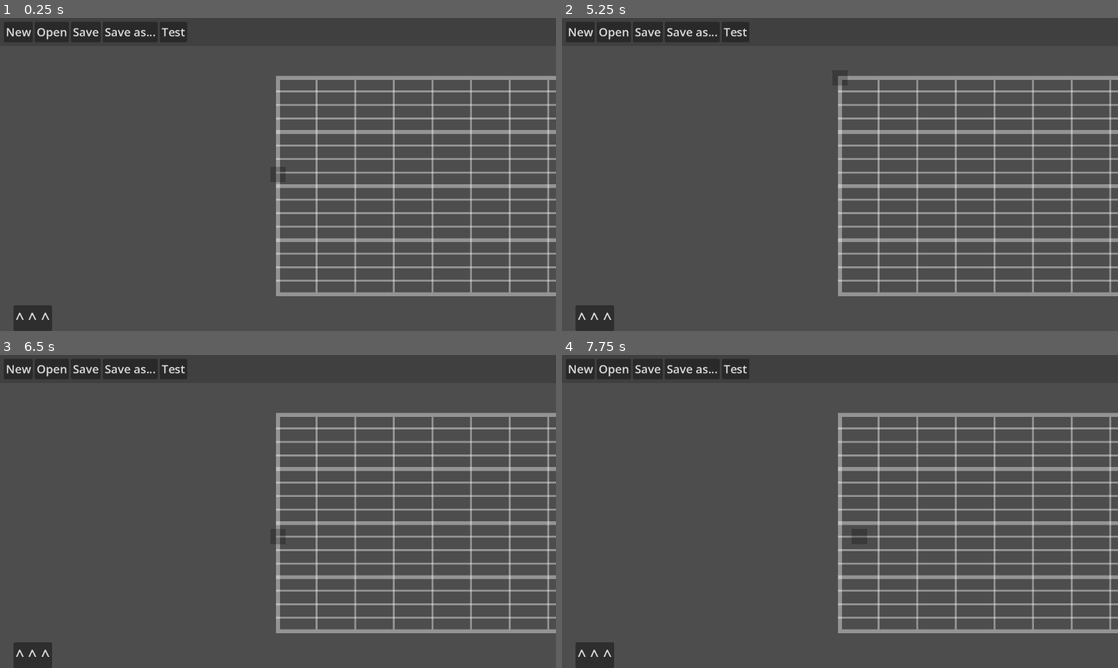
Above: before the commit, frames 1-4 (two rows, left to right).
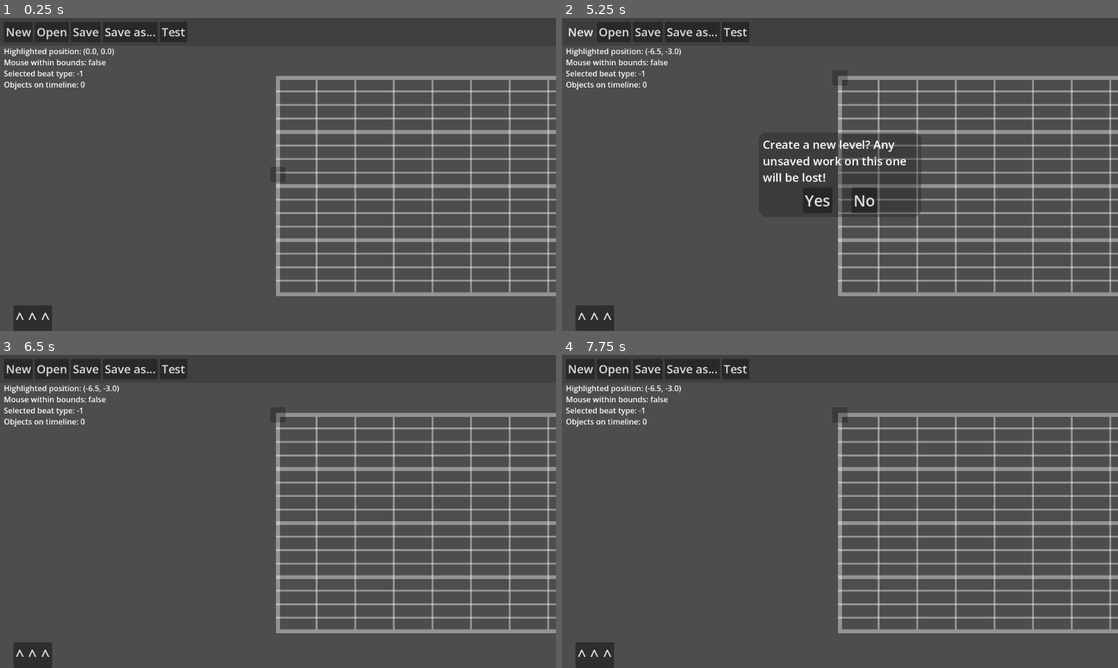
Above: after the commit, the same moments.

Repository: CE-Studio/TripMaker
Game: Godot game, scene res://scenes/editor_beat.tscn
Same seed, same stepped clock (60 frames per second), same inputs: the game is played once before the commit and once after it.
Inputs (mouse positions are in pixels of both pictures, inside the frame that each line leads up to):
- Up to frame 1 (0.25 s): no input
- Up to frame 2 (5.25 s): click "Open" at 0.5 s; click "Save" at 1.25 s; click "Save as..." at 2 s; click "Test" at 2.75 s; click "^ ^ ^" at 3.5 s; click "V V V" at 4.25 s; click "New" at 5 s
- Up to frame 3 (6.5 s): click (255, 536) at 5.75 s, where only the run after the commit has a clickable "Yes"
- Up to frame 4 (7.75 s): click "New" at 6.5 s; click (862, 536) at 7.25 s, where only the run after the commit has a clickable "No"

The runs differ from the first frame. In frame 1, 0.6% of the frame differs, in the area x 0-21%, y 9-23%; in frame 2, 3.0%, in the area x 0-65%, y 9-64%; in frame 3, 0.7%; in frame 4, 0.7%.

Commit message:
Beat placement/deletion; "New" button functions

Diff:
--- a/project.godot
+++ b/project.godot
@@ -10,7 +10,8 @@
 
 [application]
 
-config/name="TripMaker"
+config/name="BIT.TRIP Maker"
+config/version="0.1.0"
 run/main_scene="uid://chjflsmnmstq7"
 config/features=PackedStringArray("4.6", "Forward Plus")
 config/icon="res://icon.svg"
--- a/scenes/editor_beat.tscn
+++ b/scenes/editor_beat.tscn
@@ -2,30 +2,33 @@
 
 [ext_resource type="Script" uid="uid://bkmjp7up1oegg" path="res://scripts/editors/editor_beat.gd" id="1_v1drp"]
 [ext_resource type="PackedScene" uid="uid://4oblnclak7h8" path="res://scenes/editors/editor_ui.tscn" id="2_f2j0l"]
+[ext_resource type="Script" uid="uid://cotmjwuj2xb2i" path="res://scripts/file_handler.gd" id="3_so6g8"]
 [ext_resource type="PackedScene" uid="uid://c3658jgdn5hdi" path="res://scenes/editors/beat_editor_timeline.tscn" id="4_tfiqv"]
-[ext_resource type="Texture2D" uid="uid://bw0wsfy3txmdk" path="res://assets/images/Square.png" id="4_v1drp"]
+[ext_resource type="PackedScene" uid="uid://d2dq2m1c8ecnj" path="res://scenes/highlight.tscn" id="4_v1drp"]
+[ext_resource type="PackedScene" uid="uid://dunmp80gyd3bt" path="res://scenes/editors/beat_editor_object.tscn" id="5_f2j0l"]
 
-[node name="EditorRoot" type="Node2D" unique_id=1580143505 node_paths=PackedStringArray("highlight", "camera", "ui", "beat_group")]
+[node name="EditorRoot" type="Node2D" unique_id=1580143505 node_paths=PackedStringArray("file_handler", "highlight", "camera", "ui", "beat_group")]
 script = ExtResource("1_v1drp")
+file_handler = NodePath("FileHandler")
 highlight = NodePath("Highlight")
 camera = NodePath("Camera2D")
 ui = NodePath("UICanvasLayer/EditorMain")
 beat_group = NodePath("BeatGroup")
+beat_object = ExtResource("5_f2j0l")
+
+[node name="FileHandler" type="Node" parent="." unique_id=1379594870]
+script = ExtResource("3_so6g8")
 
 [node name="Camera2D" type="Camera2D" parent="." unique_id=1483603225]
 
 [node name="UICanvasLayer" type="CanvasLayer" parent="." unique_id=986144587]
-layer = 100
 
-[node name="EditorMain" parent="UICanvasLayer" unique_id=2036191018 node_paths=PackedStringArray("active_build_panel", "main_scene") instance=ExtResource("2_f2j0l")]
-active_build_panel = NodePath("BeatBuildPanel")
+[node name="EditorMain" parent="UICanvasLayer" unique_id=2036191018 node_paths=PackedStringArray("main_scene") instance=ExtResource("2_f2j0l")]
 main_scene = NodePath("../..")
 
 [node name="BeatEditorTimeline" parent="." unique_id=182580332 node_paths=PackedStringArray("editor") instance=ExtResource("4_tfiqv")]
 editor = NodePath("..")
 
+[node name="Highlight" parent="." unique_id=2095374136 instance=ExtResource("4_v1drp")]
+
 [node name="BeatGroup" type="Node2D" parent="." unique_id=1853149840]
-
-[node name="Highlight" type="Sprite2D" parent="." unique_id=417581694]
-modulate = Color(0, 0, 0, 0.23529412)
-texture = ExtResource("4_v1drp")
--- a/scenes/editors/beat_editor_object.tscn
+++ b/scenes/editors/beat_editor_object.tscn
@@ -15,10 +15,14 @@
 z_index = 1
 texture = ExtResource("1_w6y1o")
 
-[node name="ClickArea" type="StaticBody2D" parent="." unique_id=1399821926]
+[node name="ClickBody" type="StaticBody2D" parent="." unique_id=1399821926]
 collision_layer = 2
 collision_mask = 0
 input_pickable = true
 
-[node name="ClickBox" type="CollisionShape2D" parent="ClickArea" unique_id=688758411]
+[node name="ClickBox" type="CollisionShape2D" parent="ClickBody" unique_id=688758411]
 shape = SubResource("RectangleShape2D_tcdj4")
+
+[connection signal="input_event" from="ClickBody" to="." method="_on_click_body_input_event"]
+[connection signal="mouse_entered" from="ClickBody" to="." method="_on_click_body_mouse_entered"]
+[connection signal="mouse_exited" from="ClickBody" to="." method="_on_click_body_mouse_exited"]
--- a/scenes/editors/build_panel_beat.tscn
+++ b/scenes/editors/build_panel_beat.tscn
@@ -39,6 +39,7 @@
 anchor_bottom = 1.0
 grow_horizontal = 2
 grow_vertical = 2
+mouse_filter = 2
 script = ExtResource("1_4qabv")
 editor_obj = ExtResource("2_e7wxu")
 toggle_button = NodePath("Main/HBoxContainer/PanelToggle")
@@ -54,6 +55,7 @@
 offset_top = -192.0
 grow_horizontal = 2
 grow_vertical = 0
+mouse_filter = 2
 alignment = 2
 
 [node name="HBoxContainer" type="HBoxContainer" parent="Main" unique_id=1678294705]
@@ -77,6 +79,7 @@
 [node name="SelectedLabel" type="RichTextLabel" parent="Main/HBoxContainer" unique_id=1148191524]
 layout_mode = 2
 size_flags_horizontal = 3
+mouse_filter = 2
 theme_override_font_sizes/normal_font_size = 32
 bbcode_enabled = true
 text = "Beat name here"
--- a/scenes/editors/editor_ui.tscn
+++ b/scenes/editors/editor_ui.tscn
@@ -2,8 +2,6 @@
 
 [ext_resource type="Script" uid="uid://ci6t8i8r5cn54" path="res://scripts/editors/editor_ui.gd" id="1_r6l10"]
 [ext_resource type="PackedScene" uid="uid://b8rb76dje3i1f" path="res://scenes/editors/build_panel_beat.tscn" id="2_hia2q"]
-
-[sub_resource type="StyleBoxEmpty" id="StyleBoxEmpty_6cjyn"]
 
 [sub_resource type="StyleBoxFlat" id="StyleBoxFlat_6cjyn"]
 content_margin_left = 8.0
@@ -12,7 +10,7 @@
 content_margin_bottom = 8.0
 bg_color = Color(0, 0, 0, 0.16470589)
 
-[node name="EditorUI" type="Control" unique_id=2036191018]
+[node name="EditorUI" type="Control" unique_id=2036191018 node_paths=PackedStringArray("active_build_panel", "debug_label", "saved_label")]
 layout_mode = 3
 anchors_preset = 15
 anchor_right = 1.0
@@ -21,17 +19,11 @@
 grow_vertical = 2
 size_flags_horizontal = 3
 size_flags_vertical = 3
+mouse_filter = 2
 script = ExtResource("1_r6l10")
-
-[node name="MousePlane" type="Panel" parent="." unique_id=927235515]
-layout_mode = 1
-anchors_preset = 15
-anchor_right = 1.0
-anchor_bottom = 1.0
-grow_horizontal = 2
-grow_vertical = 2
-mouse_filter = 2
-theme_override_styles/panel = SubResource("StyleBoxEmpty_6cjyn")
+active_build_panel = NodePath("BeatBuildPanel")
+debug_label = NodePath("DebugInfo")
+saved_label = NodePath("TopPanelContainer/Buttons/SavedLevel")
 
 [node name="TopPanelContainer" type="PanelContainer" parent="." unique_id=1435760382]
 custom_minimum_size = Vector2(0, 48)
@@ -69,5 +61,29 @@
 theme_override_font_sizes/font_size = 24
 text = "Test"
 
+[node name="SavedLevel" type="RichTextLabel" parent="TopPanelContainer/Buttons" unique_id=1575967952]
+layout_mode = 2
+size_flags_horizontal = 3
+theme_override_font_sizes/normal_font_size = 24
+text = "Untitled.json"
+fit_content = true
+vertical_alignment = 2
+
 [node name="BeatBuildPanel" parent="." unique_id=211217856 instance=ExtResource("2_hia2q")]
 layout_mode = 1
+
+[node name="DebugInfo" type="RichTextLabel" parent="." unique_id=1771943771]
+layout_mode = 0
+offset_left = 8.0
+offset_top = 57.0
+offset_right = 1082.0
+offset_bottom = 379.0
+mouse_filter = 2
+text = "Highlighted position: (0, 0)
+Selected beat type: 0"
+
+[connection signal="pressed" from="TopPanelContainer/Buttons/New" to="." method="_on_new_pressed"]
+[connection signal="pressed" from="TopPanelContainer/Buttons/Open" to="." method="_on_open_pressed"]
+[connection signal="pressed" from="TopPanelContainer/Buttons/Save" to="." method="_on_save_pressed"]
+[connection signal="pressed" from="TopPanelContainer/Buttons/SaveAs" to="." method="_on_save_as_pressed"]
+[connection signal="pressed" from="TopPanelContainer/Buttons/Test" to="." method="_on_test_pressed"]
--- /dev/null
+++ b/scenes/editors/menu_panels/panel_new.tscn
@@ -0,0 +1,63 @@
+[gd_scene format=3 uid="uid://b2qr2w0f5q0bs"]
+
+[ext_resource type="Script" uid="uid://skt7qd23sw8u" path="res://scripts/editors/menu_panels/panel_new.gd" id="1_ahgcg"]
+
+[sub_resource type="StyleBoxFlat" id="StyleBoxFlat_q54lg"]
+content_margin_left = 8.0
+content_margin_top = 8.0
+content_margin_right = 8.0
+content_margin_bottom = 8.0
+bg_color = Color(0.1254902, 0.1254902, 0.1254902, 0.37254903)
+corner_radius_top_left = 16
+corner_radius_top_right = 16
+corner_radius_bottom_right = 16
+corner_radius_bottom_left = 16
+
+[node name="PanelNew" type="PanelContainer" unique_id=2087422717]
+anchors_preset = 8
+anchor_left = 0.5
+anchor_top = 0.5
+anchor_right = 0.5
+anchor_bottom = 0.5
+offset_left = -20.0
+offset_top = -20.0
+offset_right = 20.0
+offset_bottom = 20.0
+grow_horizontal = 2
+grow_vertical = 2
+theme_override_styles/panel = SubResource("StyleBoxFlat_q54lg")
+script = ExtResource("1_ahgcg")
+
+[node name="VBoxContainer" type="VBoxContainer" parent="." unique_id=839315968]
+layout_mode = 2
+
+[node name="RichTextLabel" type="RichTextLabel" parent="VBoxContainer" unique_id=169918457]
+custom_minimum_size = Vector2(320, 0)
+layout_mode = 2
+size_flags_vertical = 3
+theme_override_font_sizes/normal_font_size = 24
+bbcode_enabled = true
+text = "Create a new level? Any unsaved work on this one will be lost!"
+fit_content = true
+
+[node name="HBoxContainer" type="HBoxContainer" parent="VBoxContainer" unique_id=2059546782]
+layout_mode = 2
+alignment = 1
+
+[node name="Yes" type="Button" parent="VBoxContainer/HBoxContainer" unique_id=473361320]
+layout_mode = 2
+theme_override_font_sizes/font_size = 32
+text = "Yes"
+
+[node name="VSeparator" type="VSeparator" parent="VBoxContainer/HBoxContainer" unique_id=1250179847]
+self_modulate = Color(1, 1, 1, 0)
+layout_mode = 2
+theme_override_constants/separation = 32
+
+[node name="No" type="Button" parent="VBoxContainer/HBoxContainer" unique_id=1398795551]
+layout_mode = 2
+theme_override_font_sizes/font_size = 32
+text = "No"
+
+[connection signal="pressed" from="VBoxContainer/HBoxContainer/Yes" to="." method="_on_yes"]
+[connection signal="pressed" from="VBoxContainer/HBoxContainer/No" to="." method="_on_no"]
--- /dev/null
+++ b/scenes/highlight.tscn
@@ -0,0 +1,24 @@
+[gd_scene format=3 uid="uid://d2dq2m1c8ecnj"]
+
+[ext_resource type="Texture2D" uid="uid://bw0wsfy3txmdk" path="res://assets/images/Square.png" id="1_gxlip"]
+[ext_resource type="Script" uid="uid://b5nw44t5evotk" path="res://scripts/editors/highlight.gd" id="1_mffkr"]
+
+[sub_resource type="RectangleShape2D" id="RectangleShape2D_mffkr"]
+size = Vector2(48, 48)
+
+[node name="Highlight" type="Node2D" unique_id=1032740751]
+script = ExtResource("1_mffkr")
+
+[node name="Sprite" type="Sprite2D" parent="." unique_id=2095374136]
+modulate = Color(0, 0, 0, 0.23529412)
+texture = ExtResource("1_gxlip")
+
+[node name="ClickBody" type="StaticBody2D" parent="." unique_id=1885202972]
+collision_layer = 2
+collision_mask = 0
+input_pickable = true
+
+[node name="ClickBox" type="CollisionShape2D" parent="ClickBody" unique_id=1953021764]
+shape = SubResource("RectangleShape2D_mffkr")
+
+[connection signal="input_event" from="ClickBody" to="." method="_on_click_body_input_event"]
--- a/scripts/editors/build_button.gd
+++ b/scripts/editors/build_button.gd
@@ -13,6 +13,8 @@
 
 
 func _on_pressed():
+	if not Statics.editor_accepts_inputs:
+		return
 	if editor:
 		if editor.selected_element == my_element:
 			editor.set_selected(-1)
--- a/scripts/editors/build_panel.gd
+++ b/scripts/editors/build_panel.gd
@@ -22,11 +22,15 @@
 
 
 func _input(event: InputEvent) -> void:
+	if not Statics.editor_accepts_inputs:
+		return
 	if event.is_action_pressed(&"ui_toggle"):
 		toggle_palette()
 
 
 func toggle_palette() -> void:
+	if not Statics.editor_accepts_inputs:
+		return
 	panel_visible = not panel_visible
 	palette.visible = panel_visible
 	toggle_button.text = "V V V" if panel_visible else "^ ^ ^"
--- a/scripts/editors/editor_beat.gd
+++ b/scripts/editors/editor_beat.gd
@@ -9,6 +9,8 @@
 const TEXT_COLOR:Color = Color(1.0, 1.0, 1.0, 0.75)
 const SECTION_NUM_SIZE:int = 64
 const BEAT_NUM_SIZE:int = 20
+
+static var instance:EditorBeat
 
 var origin:Vector2 = Vector2(0.0, -200.0)
 var grid_scale:Vector2 = Vector2(80.0, 28.0)
@@ -39,16 +41,29 @@
 var highlighted_position:Vector2 = Vector2.ZERO
 var mouse_in_bounds:bool = false
 
-@export var highlight:Node2D
+var objects:Array[BeatEditorObject] = []
+var last_found_i:int = -1
+
+@export var file_handler:FileHandler
+@export var highlight:Highlight
 @export var camera:Camera2D
 @export var ui:Control
 @export var beat_group:Node2D
+@export var beat_object:PackedScene
 #endregion
+
+
+func _ready() -> void:
+	instance = self
+	if highlight:
+		highlight.connect("clicked_left", place_obj)
+		highlight.connect("clicked_right", remove_obj)
+	assert(file_handler, "Editor scene requires a FileHandler node")
 
 
 func move_highlight(new_pos:Vector2) -> void:
 	mouse_in_bounds = false
-	if new_pos.x >= 0.0 and new_pos.y >= 0.0 and new_pos.y < vertical_divisions:
+	if new_pos.x >= 0.0 and new_pos.y >= 0.0 and new_pos.y <= vertical_divisions:
 		mouse_in_bounds = true
 	highlight.position = Vector2(
 		clampf(highlighted_position.x, 0.0, INF),
@@ -57,6 +72,8 @@
 
 
 func _input(event: InputEvent) -> void:
+	if not Statics.editor_accepts_inputs:
+		return
 	if event is InputEventMouseMotion:
 		var window:Vector2 = window_size
 		var pos:Vector2 = Vector2(event.position)
@@ -79,15 +96,48 @@
 			camera.position.x = clampf(camera.position.x, cam_min_x, cam_max_x)
 
 
-func place_obj(obj:PackedScene, section:int, pos:Vector2) -> void:
-	var new_obj:EditorObject = obj.instantiate()
-	#if new_obj is BeatEditorObject:
-	#	new_obj.type = EditorMain.instance.active_build_panel.selected_element
-	#new_obj.section = section
-	#new_obj.position = pos
-	#EditorMain.section_data[section].objects.append(new_obj)
-	#add_child(new_obj)
+func place_obj(pos:Vector2 = highlighted_position, type = BuildPanel.selected_element) -> void:
+	if not Statics.editor_accepts_inputs or not mouse_in_bounds:
+		return
+	if type != Statics.BeatObjs.NONE and not check_position_occupied(pos):
+		var new_obj:BeatEditorObject = beat_object.instantiate()
+		new_obj.editor = self
+		new_obj.type = type as Statics.BeatObjs
+		new_obj.beat = pos.x
+		new_obj.y = pos.y
+		beat_group.add_child(new_obj)
+		new_obj._process(0.0)
+		objects.append(new_obj)
+		#print("Placed new object of type %s at %s" % [type, pos])
+
+
+func remove_obj(pos:Vector2 = highlighted_position) -> void:
+	if not Statics.editor_accepts_inputs or not mouse_in_bounds:
+		return
+	var obj:BeatEditorObject = check_position_occupied(pos)
+	if obj:
+		objects.remove_at(last_found_i)
+		obj.queue_free()
 
 
 #func update_cam_max() -> void:
 #	cam_max_x = GRID_SIZE.x * sections * SECTION_SIZE + (ORIGIN.x * 2)
+
+
+func check_position_occupied(pos:Vector2) -> BeatEditorObject:
+	var out_obj:BeatEditorObject = null
+	var i:int = 0
+	while i < objects.size() and out_obj == null:
+		var this_obj = objects[i]
+		if Vector2(this_obj.beat, this_obj.y) == pos:
+			out_obj = this_obj
+			last_found_i = i
+		i += 1
+	return out_obj
+
+
+func reset_all() -> void:
+	for i in objects:
+		i.queue_free()
+	objects.clear()
+	file_handler.last_loaded_path = ""
--- a/scripts/editors/editor_ui.gd
+++ b/scripts/editors/editor_ui.gd
@@ -16,9 +16,60 @@
 static var total_section_x:float = 0.0
 
 @export var active_build_panel:BuildPanel
-@export var main_scene:EditorScene
+@export var main_scene:EditorBeat
+@export var debug_label:RichTextLabel
+@export var saved_label:RichTextLabel
 #endregion
 
 
 func _ready() -> void:
 	instance = self
+	saved_label.text = ""
+
+
+func _process(_delta: float) -> void:
+	if main_scene and active_build_panel:
+		debug_label.text = (
+			"Highlighted position: " + str(main_scene.highlighted_position) + "\n" +
+			"Mouse within bounds: " + str(main_scene.mouse_in_bounds) + "\n" +
+			"Selected beat type: " + str(active_build_panel.selected_element) + "\n" +
+			"Objects on timeline: " + str(main_scene.objects.size())
+		)
+
+
+func set_saved_label_text(path:String) -> void:
+	if path.strip_edges() == "":
+		return
+	var path_parts:PackedStringArray = path.split("/")
+	saved_label.text = path_parts[path_parts.size() - 1]
+
+
+func _on_new_pressed() -> void:
+	if not Statics.editor_accepts_inputs:
+		return
+	Statics.editor_accepts_inputs = false
+	add_child(load("uid://b2qr2w0f5q0bs").instantiate())
+
+
+func _on_open_pressed() -> void:
+	if not Statics.editor_accepts_inputs:
+		return
+	pass
+
+
+func _on_save_pressed() -> void:
+	if not Statics.editor_accepts_inputs:
+		return
+	pass
+
+
+func _on_save_as_pressed() -> void:
+	if not Statics.editor_accepts_inputs:
+		return
+	pass
+
+
+func _on_test_pressed() -> void:
+	if not Statics.editor_accepts_inputs:
+		return
+	pass
--- /dev/null
+++ b/scripts/editors/highlight.gd
@@ -0,0 +1,31 @@
+class_name Highlight
+extends Node2D
+
+
+#region Variables
+const SPR_LERP_RATE:float = 24.0
+
+var last_pos:Vector2
+
+@onready var sprite:Sprite2D = $Sprite
+@onready var body:StaticBody2D = $ClickBody
+
+signal clicked_left
+signal clicked_right
+#endregion
+
+
+func _process(delta: float) -> void:
+	sprite.global_position = last_pos.lerp(global_position, SPR_LERP_RATE * delta)
+	last_pos = sprite.global_position
+
+
+func _on_click_body_input_event(_viewport: Node, _event: InputEvent, _shape_idx: int) -> void:
+	if not Statics.editor_accepts_inputs:
+		return
+	if _event.is_action_pressed("ui_mouse_left"):
+		#print("Body clicked (left)")
+		clicked_left.emit()
+	elif _event.is_action_pressed("ui_mouse_right"):
+		#print("Body clicked (right)")
+		clicked_right.emit()
--- /dev/null
+++ b/scripts/editors/menu_panels/panel_new.gd
@@ -0,0 +1,11 @@
+extends PanelContainer
+
+
+func _on_yes() -> void:
+	EditorBeat.instance.reset_all()
+	_on_no()
+
+
+func _on_no() -> void:
+	Statics.editor_accepts_inputs = true
+	queue_free()
--- a/scripts/editors/objects/beat_editor_object.gd
+++ b/scripts/editors/objects/beat_editor_object.gd
@@ -3,14 +3,26 @@
 
 
 #region Variables
+const SCALE_MOD_NOMOUSE:float = 0.75
+const SCALE_MOD_MOUSE:float = 1.0
+const SCALE_MOD_LERP_RATE:float = 24.0
+
 var type:Statics.BeatObjs = Statics.BeatObjs.NONE
 var y:float = 0.0
 var angle:float = 0.0
+var mouse_over:bool = false
+var current_scale:Vector2 = Vector2(0.75, 0.75)
+var current_scale_mod:float = SCALE_MOD_NOMOUSE
+
+var editor:EditorBeat
 #endregion
 
 
 func _ready() -> void:
-	sprite.scale = Vector2(0.75, 0.75)
+	if type == Statics.BeatObjs.NONE:
+		type = Statics.BeatObjs.NORMAL
+
+	sprite.scale = current_scale
 	sprite.modulate = Statics.BEAT_DATA_DICT[type][1]
 
 
@@ -18,7 +30,29 @@
 	super(delta)
 	if type == Statics.BeatObjs.SCALER:
 		var this_scale = 0.75 + (sin(elapsed * 6.0) * 0.4)
-		sprite.scale = Vector2(this_scale, this_scale)
+		current_scale = Vector2(this_scale, this_scale)
 	elif type == Statics.BeatObjs.INVIS:
 		var this_a = 0.5 if floori(elapsed * 2) % 2 == 1 else 1.0
 		sprite.modulate.a = this_a
+	else:
+		sprite.scale = Vector2.ONE
+	current_scale_mod = lerp(current_scale_mod,
+	SCALE_MOD_MOUSE if mouse_over else SCALE_MOD_NOMOUSE, SCALE_MOD_LERP_RATE * delta)
+	sprite.scale = current_scale * current_scale_mod
+
+	if editor:
+		position = Vector2(beat, y) * editor.grid_scale + editor.origin
+
+
+func _on_click_body_mouse_entered() -> void:
+	mouse_over = true
+
+
+func _on_click_body_mouse_exited() -> void:
+	mouse_over = false
+
+
+func _on_click_body_input_event(_viewport: Node, _event: InputEvent, _shape_idx: int) -> void:
+	if not Statics.editor_accepts_inputs:
+		return
+	pass # Replace with function body.
--- /dev/null
+++ b/scripts/file_handler.gd
@@ -0,0 +1,44 @@
+class_name FileHandler
+extends Node
+
+
+#region Variables
+const LEVEL_PATH:String = "user://levels/"
+const LEVEL_EXT:String = ".btlvl"
+
+const BASE_DICT:Dictionary = {
+	&"name": "Untitled",
+	&"author": "Unknown",
+	&"game_ver": "0.1.0",
+	&"sections": []
+}
+const SECTION_DICT:Dictionary = {
+	&"id": 0,
+	&"type": "beat",
+	&"beats": []
+}
+
+var last_loaded_path:String = ""
+#endregion
+
+
+func _ready() -> void:
+	DirAccess.open(LEVEL_PATH)
+	if DirAccess.get_open_error() != 0:
+		DirAccess.make_dir_recursive_absolute(LEVEL_PATH)
+
+
+func save_level(lvl_name:String, notes:Array):
+	var new_dict:Dictionary = BASE_DICT.duplicate()
+	var new_section:Dictionary = SECTION_DICT.duplicate()
+	for i in notes:
+		new_section[&"beats"].append("0:%s;1:%s;2:%s" % [i.beat, i.type, i.y])
+	new_dict[&"sections"].append(new_section)
+
+	var file := FileAccess.open(LEVEL_PATH + lvl_name + LEVEL_EXT, FileAccess.READ_WRITE)
+	file.store_string(JSON.stringify(new_dict, "\t", false))
+	file.close()
+
+
+func load_level(path:String):
+	pass
--- a/scripts/statics.gd
+++ b/scripts/statics.gd
@@ -1,6 +1,8 @@
 class_name Statics
 extends Node
 
+
+static var editor_accepts_inputs:bool = true
 
 enum BeatObjs {
 	NORMAL,
Not shown, added: scripts/editors/highlight.gd.uid
Not shown, added: scripts/editors/menu_panels/panel_new.gd.uid
Not shown, added: scripts/file_handler.gd.uid
